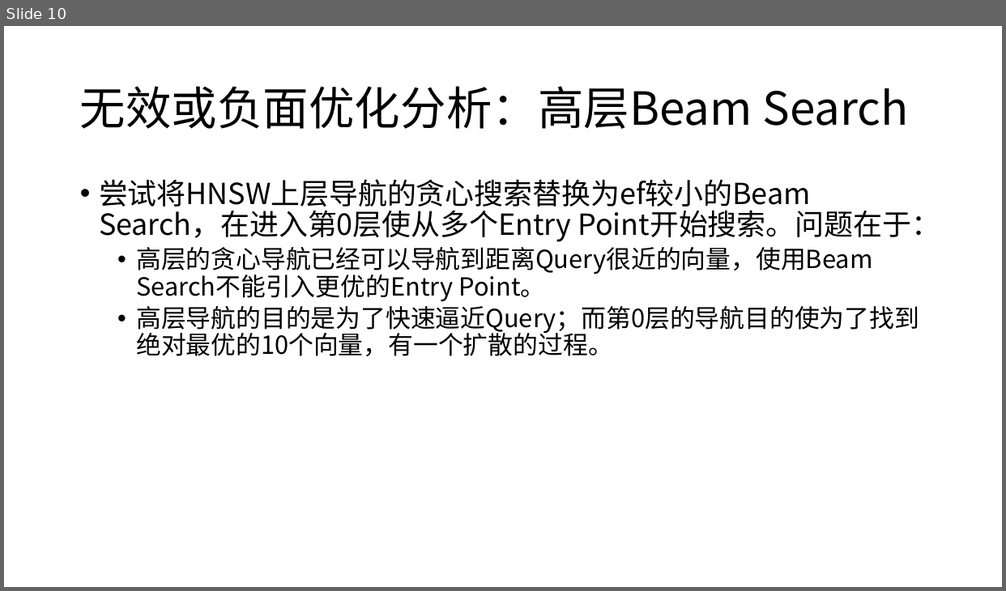
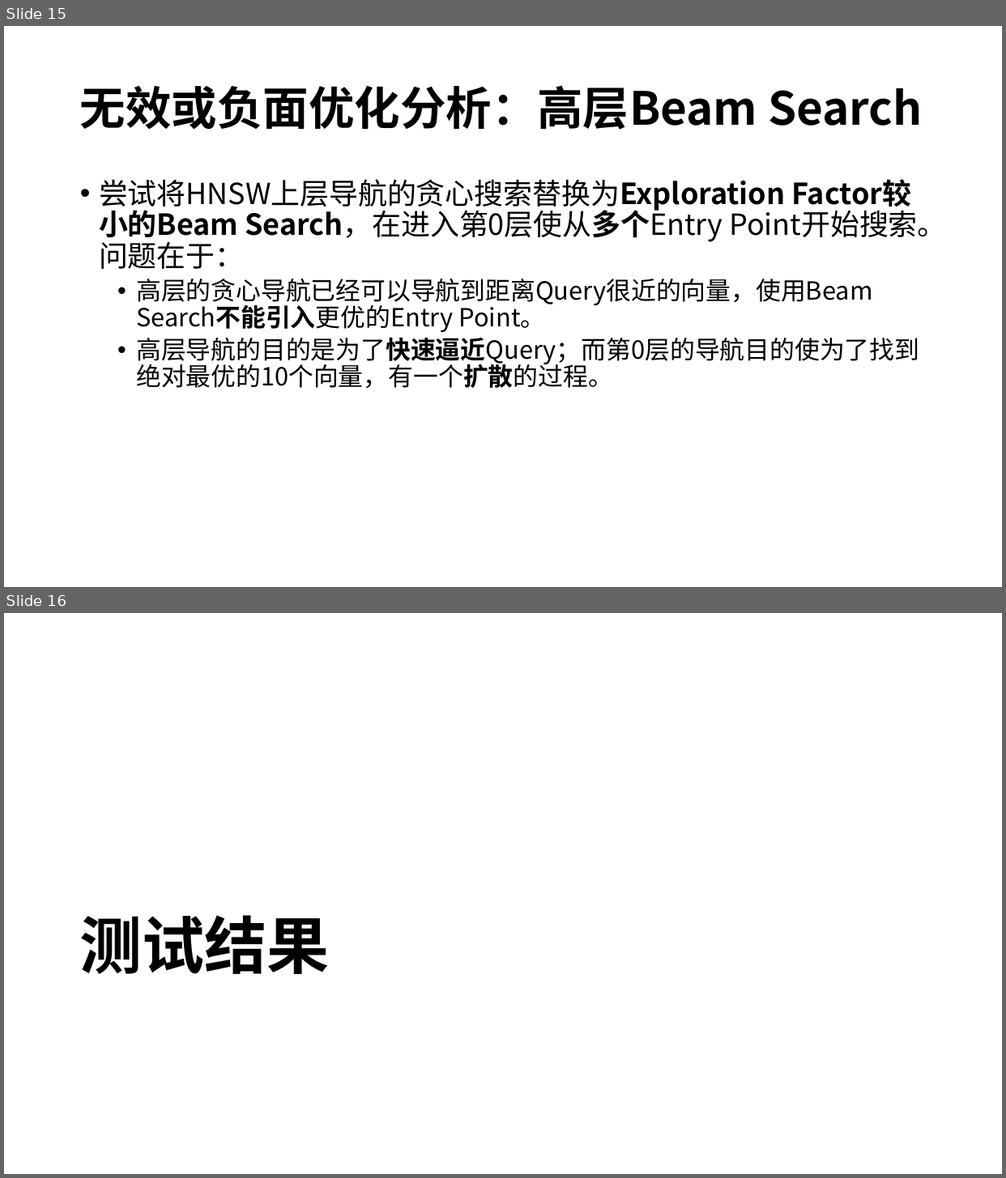
Before and after one commit to ray847/ANNS, a slide deck: doc/基于TunableHNSW的高性能向量搜索研究.pptx. Shown one above the other, each under a label of ours: slide 10 before the commit, slides 15 and 16 after it. The pictures are 1006x591 and 1006x1178 pixels, drawn with LibreOffice and Linux fonts; fonts in the diff are those of the drawing. Boxes give left, top, right and bottom in pixels: in the first picture for what was removed or moved away, otherwise in the second. Text is boxed around its words. In the diff, an @@ line names an element or a change of style, - is before the commit and + after.

```diff
--- a/doc/基于TunableHNSW的高性能向量搜索研究.pptx
+++ b/doc/基于TunableHNSW的高性能向量搜索研究.pptx
@@ slide 16 added at box(4, 613, 1002, 1174), background #FFFFFF @@
@@ title added at box(79, 915, 329, 974), 60 pt, text #000000, bold @@
+测试结果
@@ what was slide 10 is now slide 15 @@
@@ slide 15 changed as well @@
@@ title "无效或负面优化分析：高层Beam Search" at box(80, 85, 922, 130): bold on @@
@@ text at box(99, 179, 946, 269): text changed @@
-• 尝试将HNSW上层导航的贪心搜索替换为ef较小的Beam Search，在进入第0层使从多个Entry Point开始搜索。问题在于：
+• 尝试将HNSW上层导航的贪心搜索替换为Exploration Factor较小的Beam Search，在进入第0层使从多个Entry Point开始搜索。问题在于：
@@ text at box(136, 279, 919, 388): bold on in "Search不能引入更优的Entry", "高层导航的目的是为了快速逼近Query；而第0层的导航目的使为了找到绝对最优的10个向量，有一个扩散的过程。" @@
```
Also in this commit, not shown: 10 other slides changed, 5 other slides added, 11 other files.
